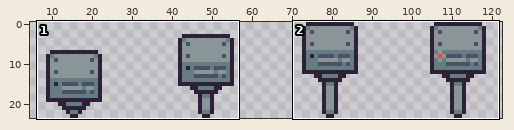
File history of a pixel-art file, raw_assets/2d_art/asefiles/telescope_laser/telescope_laser_head_up.aseprite. Above, an overview of the earlier version with the close-up marked.
Close-up. Old version:
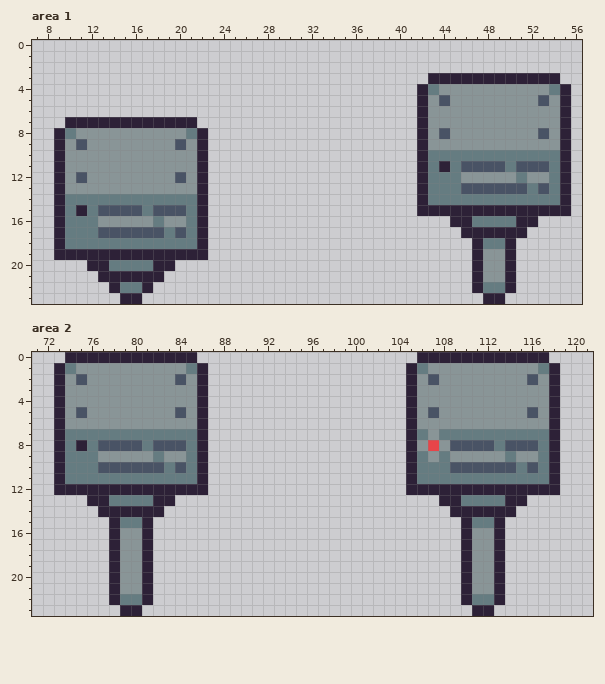
128x24 pixels, 1 frame. Shown: area 1: x 7..56, y 0..23; area 2: x 71..121, y 0..23. The wide view leaves out empty margins.
Once edited:
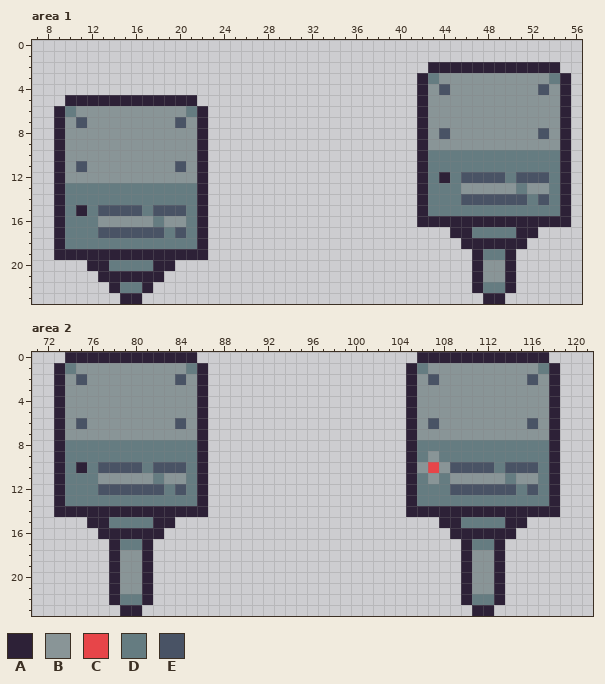
Palette (. is transparent): A #2d2137  B #899597  C #e74549  D #657c81  E #495365
Difference:
Area 1:
Colour A is added in row 2 at x 43 to 54; in row 3 at x 42 and 55; in row 5 at x 10 to 21; in rows 6 to 7 at x 9 and 22; in row 16 at x 42 to 44 and 53 to 55; in row 17 at x 45 and 52.
Colour A is added in row 18 at x 46 and 51.
Colour A replaces colour D in row 12 at x 44; in row 16 at x 47 to 50; in row 18 at x 48 to 49.
Colour B is added in row 6 at x 11 to 20.
Colour B replaces colour A in row 3 at x 44 to 53; in row 7 at x 10, 12 to 19 and 21.
Colour B replaces colour D in row 4 at x 43 and 54; in row 8 at x 10 and 21; in row 13 at x 52.
Colour B replaces colour E in row 5 at x 44 and 53; in row 9 at x 11 and 20; in row 12 at x 11 and 20; in row 13 at x 46 to 50 and 53.
Colour D is added in row 6 at x 10 and 21.
Colour D replaces colour A in row 3 at x 43 and 54; in row 11 at x 44; in row 15 at x 43 to 54; in row 17 at x 47 to 50.
Colour D replaces colour B in row 12 at x 50; in row 13 at x 10 to 21; in row 19 at x 48 to 49.
Colour D replaces colour E in row 11 at x 46 to 49 and 51 to 53; in row 13 at x 51.
Colour E replaces colour A in row 7 at x 11 and 20.
Colour E replaces colour B in row 4 at x 44 and 53; in row 11 at x 11 and 20; in row 12 at x 46 to 49 and 52 to 53.
Colour E replaces colour D in row 12 at x 51; in row 14 at x 46 to 51 and 53.
Area 2:
Colour A is added in row 13 at x 73, 86, 105 and 118; in row 14 at x 73 to 76, 83 to 86, 105 to 108 and 115 to 118; in row 15 at x 76 to 77, 82 to 83, 108 to 109 and 114 to 115; in row 16 at x 77, 82, 109 and 114.
Colour A replaces colour B in row 16 at x 79 to 80 and 111 to 112.
Colour A replaces colour D in row 10 at x 75.
Colour B replaces colour D in row 7 at x 74 to 85, 106 and 108 to 117; in row 10 at x 106 and 108; in row 11 at x 77 to 81, 83 to 84, 107, 109 to 113 and 115 to 116.
Colour B replaces colour E in row 5 at x 75, 84, 107 and 116.
Colour C replaces colour D in row 10 at x 107.
Colour D is added in row 13 at x 74 to 75, 84 to 85, 106 to 107 and 116 to 117.
Colour D replaces colour A in row 8 at x 75; in row 12 at x 74 to 76, 83, 85, 106 to 108, 115 and 117; in row 13 at x 76 to 77, 82 to 83, 108 to 109 and 114 to 115; in row 15 at x 78, 81, 110 and 113.
Colour D replaces colour B in row 8 at x 106 and 108; in row 9 at x 77 to 81, 83 to 84, 109 to 113 and 115 to 116; in row 17 at x 79 to 80 and 111 to 112.
Colour D replaces colour C in row 8 at x 107.
Colour D replaces colour E in row 8 at x 77 to 80, 82 to 84, 109 to 112 and 114 to 116; in row 10 at x 81 and 113.
Colour E replaces colour A in row 12 at x 77 to 82, 84, 109 to 114 and 116.
Colour E replaces colour B in row 6 at x 75, 84, 107 and 116.
Colour E replaces colour D in row 10 at x 83 and 115.
Changed places in both close-ups, as pixel boxes (x1, y1, x2, y2):
changed: (417, 62, 571, 106)
changed: (54, 95, 208, 194)
changed: (417, 161, 571, 260)
changed: (54, 407, 208, 550)
changed: (406, 407, 560, 550)
